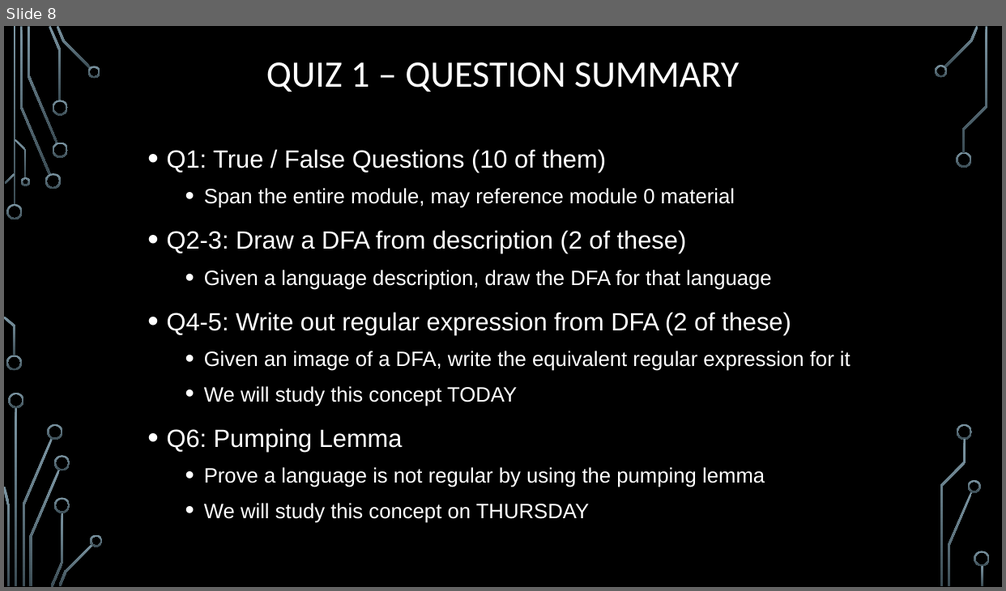
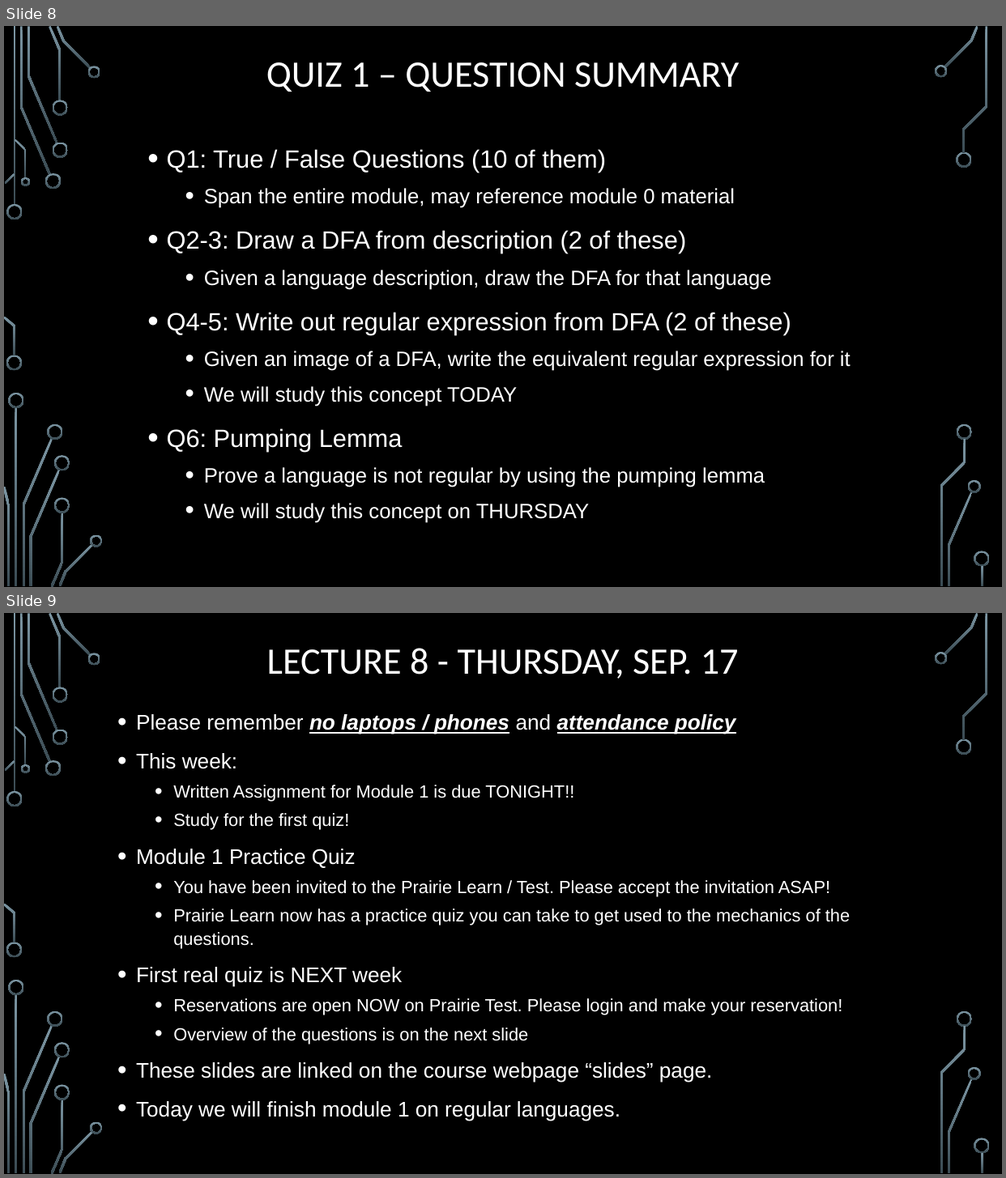
Before and after one commit to markfloryan/dmt2, a slide deck: slides/00-DailyAnnouncements.pptx. Shown one above the other, each under a label of ours: slide 8 before the commit, slides 8 and 9 after it. The pictures are 1006x591 and 1006x1178 pixels, drawn with LibreOffice and Linux fonts; fonts in the diff are those of the drawing; background and template pictures are left out. Boxes give left, top, right and bottom in pixels: in the first picture for what was removed or moved away, otherwise in the second. Text is boxed around its words. In the diff, an @@ line names an element or a change of style, - is before the commit and + after.

```diff
--- a/slides/00-DailyAnnouncements.pptx
+++ b/slides/00-DailyAnnouncements.pptx
@@ slide 9 added at [4,613,1002,1174], background picture (left out); not listed: 36 template elements that a slide beside it also shows @@
@@ title added at [267,648,739,679], 36 pt, text #FFFFFF @@
+LECTURE 8 - THURSDAY, SEP. 17
@@ text added at [136,714,850,1121], 17 pt, text #FFFFFF @@
+• Please remember no laptops / phones and attendance policy
+• This week:
+  • Written Assignment for Module 1 is due TONIGHT!!
+  • Study for the first quiz!
+• Module 1 Practice Quiz
+  • You have been invited to the Prairie Learn / Test. Please accept the invitation ASAP!
+  • Prairie Learn now has a practice quiz you can take to get used to the mechanics of the questions.
+• First real quiz is NEXT week
+  • Reservations are open NOW on Prairie Test. Please login and make your reservation!
+  • Overview of the questions is on the next slide
+• These slides are linked on the course webpage “slides” page.
+• Today we will finish module 1 on regular languages.
```
Also in this commit, not shown: 1 slide changed, 1 other slide added, 1 other file.
